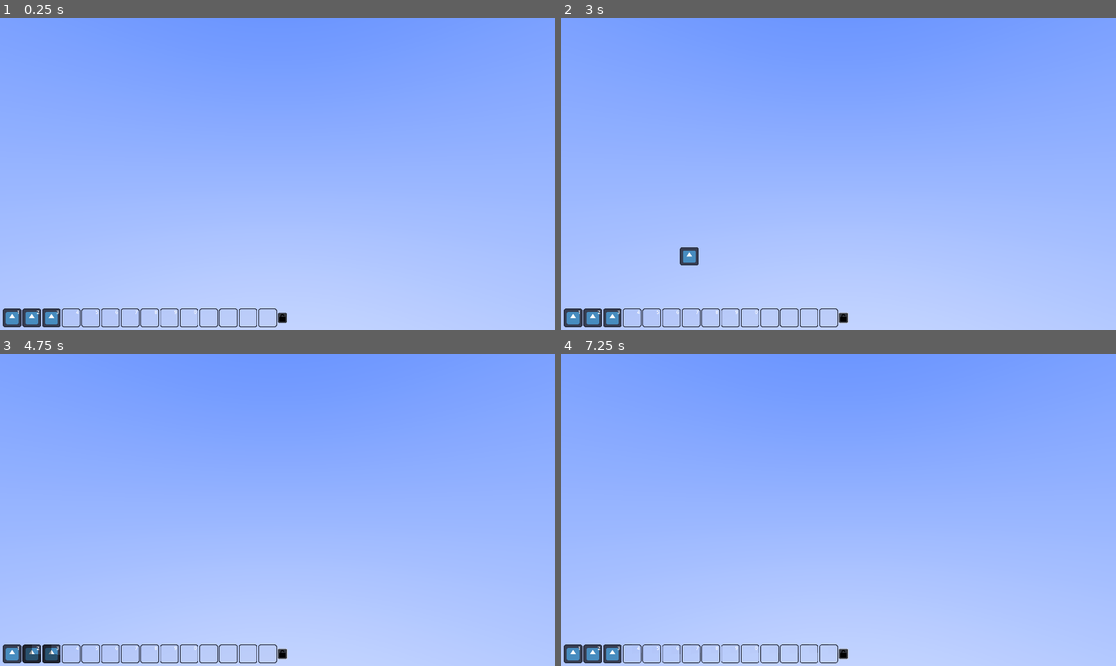
Above: before the commit, frames 1-4 (two rows, left to right).
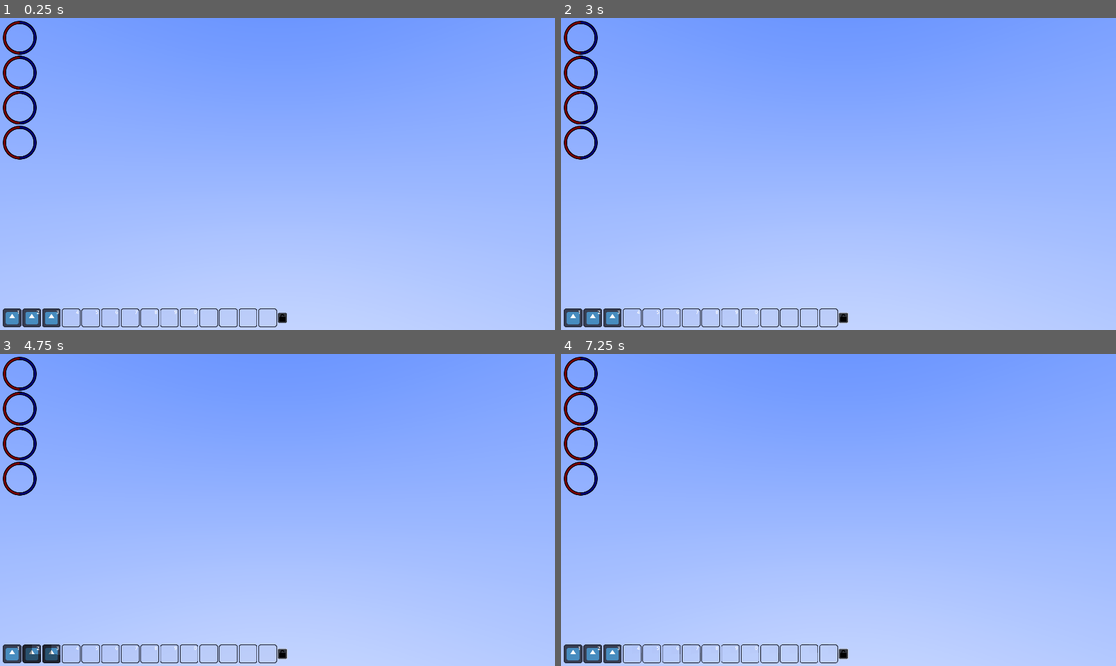
Above: after the commit, the same moments.

Repository: telmotrooper/mephistos-wrath
Game: Godot game, scene res://main.tscn
Same seed, same stepped clock (60 frames per second), same inputs: the game is played once before the commit and once after it. The engine's default icon, where the game draws it, is replaced by a stand-in: a white triangle on a blue panel in a dark square.
Inputs (mouse positions are in pixels of both pictures, inside the frame that each line leads up to):
- Up to frame 1 (0.25 s): no input
- Up to frame 2 (3 s): click (844, 317) at 0.52 s; click (844, 317) at 1.27 s; click (844, 317) at 2.02 s; tap Enter at 2.75 s; drag from (572, 317) to (894, 105) at 2.77 s
- Up to frame 3 (4.75 s): drag from (33, 653) to (249, 572) at 3.52 s; move the mouse to (49, 653) at 4.27 s; click (49, 653) at 4.42 s
- Up to frame 4 (7.25 s): drag from (633, 653) to (672, 463) at 5.02 s; tap Space at 5.75 s; drag from (649, 653) to (866, 510) at 5.77 s; tap Enter at 6.5 s; drag from (672, 653) to (755, 432) at 6.52 s

The runs differ from the first frame. In frame 1, 0.8% of the frame differs, in the area x 0-7%, y 0-46%; in frame 2, 1.0%, in the area x 0-25%, y 0-80%; in frame 3, 0.8%; in frame 4, 0.8%.

Commit message:
Added player circles

Diff:
--- /dev/null
+++ b/icons/player-circle.svg
@@ -0,0 +1,80 @@
+<?xml version="1.0" encoding="UTF-8" standalone="no"?>
+<!-- Created with Inkscape (http://www.inkscape.org/) -->
+
+<svg
+   width="102.86455mm"
+   height="102.86455mm"
+   viewBox="0 0 102.86455 102.86455"
+   version="1.1"
+   id="svg1"
+   sodipodi:docname="player-circle.svg"
+   inkscape:version="1.3 (0e150ed6c4, 2023-07-21)"
+   xmlns:inkscape="http://www.inkscape.org/namespaces/inkscape"
+   xmlns:sodipodi="http://sodipodi.sourceforge.net/DTD/sodipodi-0.dtd"
+   xmlns="http://www.w3.org/2000/svg"
+   xmlns:svg="http://www.w3.org/2000/svg">
+  <sodipodi:namedview
+     id="namedview1"
+     pagecolor="#ffffff"
+     bordercolor="#000000"
+     borderopacity="0.25"
+     inkscape:showpageshadow="2"
+     inkscape:pageopacity="0.0"
+     inkscape:pagecheckerboard="0"
+     inkscape:deskcolor="#d1d1d1"
+     inkscape:document-units="mm"
+     inkscape:zoom="1.0393815"
+     inkscape:cx="18.761157"
+     inkscape:cy="236.19816"
+     inkscape:window-width="1920"
+     inkscape:window-height="1020"
+     inkscape:window-x="1920"
+     inkscape:window-y="0"
+     inkscape:window-maximized="1"
+     inkscape:current-layer="layer1" />
+  <defs
+     id="defs1" />
+  <g
+     inkscape:label="Layer 1"
+     inkscape:groupmode="layer"
+     id="layer1"
+     transform="translate(-31.29229,-78.663949)">
+    <circle
+       style="fill:none;stroke:#000000;stroke-width:9.65689;stroke-dasharray:none;stroke-dashoffset:0;stroke-opacity:1"
+       id="path3"
+       cx="82.724564"
+       cy="130.09622"
+       r="46.603828" />
+    <g
+       id="g3"
+       transform="translate(11.147324,65.675346)">
+      <path
+         style="fill:none;stroke:#800000;stroke-width:5;stroke-dasharray:none;stroke-dashoffset:0;stroke-opacity:1"
+         id="path1"
+         sodipodi:type="arc"
+         sodipodi:cx="71.57724"
+         sodipodi:cy="64.420876"
+         sodipodi:rx="46.603828"
+         sodipodi:ry="46.603828"
+         sodipodi:start="1.5707963"
+         sodipodi:end="4.712389"
+         sodipodi:open="true"
+         sodipodi:arc-type="arc"
+         d="m 71.57724,111.0247 a 46.603828,46.603828 0 0 1 -40.360099,-23.30191 46.603828,46.603828 0 0 1 0,-46.603829 46.603828,46.603828 0 0 1 40.360099,-23.301914" />
+      <path
+         style="fill:none;stroke:#000080;stroke-width:5;stroke-dasharray:none;stroke-dashoffset:0;stroke-opacity:1"
+         id="path2"
+         sodipodi:type="arc"
+         sodipodi:cx="-71.57724"
+         sodipodi:cy="64.420876"
+         sodipodi:rx="46.603828"
+         sodipodi:ry="46.603828"
+         sodipodi:start="1.5707963"
+         sodipodi:end="4.712389"
+         sodipodi:open="true"
+         sodipodi:arc-type="arc"
+         d="m -71.57724,111.0247 a 46.603828,46.603828 0 0 1 -40.3601,-23.30191 46.603828,46.603828 0 0 1 0,-46.603829 46.603828,46.603828 0 0 1 40.3601,-23.301914"
+         transform="scale(-1,1)" />
+    </g>
+  </g>
+</svg>
--- a/ui.tscn
+++ b/ui.tscn
@@ -1,10 +1,11 @@
-[gd_scene load_steps=6 format=3 uid="uid://dljd72ox6wihm"]
+[gd_scene load_steps=7 format=3 uid="uid://dljd72ox6wihm"]
 
 [ext_resource type="PackedScene" uid="uid://dhundnaj0qca3" path="res://ability_button.tscn" id="1_agnx2"]
 [ext_resource type="Resource" uid="uid://b6e6v8ccfjr2v" path="res://abilities/heal.tres" id="2_tiy6j"]
 [ext_resource type="Resource" uid="uid://cp0wqx5lr5ode" path="res://abilities/generic.tres" id="3_5n8pi"]
 [ext_resource type="Texture2D" uid="uid://dosni1lecymy3" path="res://icons/font_awesome/lock.svg" id="4_gl0di"]
 [ext_resource type="Script" path="res://lock_button.gd" id="4_jpk3e"]
+[ext_resource type="Texture2D" uid="uid://dnbpds45dj28k" path="res://icons/player-circle.svg" id="6_l571r"]
 
 [node name="UI" type="Control"]
 layout_mode = 3
@@ -78,19 +79,15 @@
 
 [node name="AbilityButton10" parent="MarginContainer/HBoxContainer" instance=ExtResource("1_agnx2")]
 layout_mode = 2
-key = &""
 
 [node name="AbilityButton11" parent="MarginContainer/HBoxContainer" instance=ExtResource("1_agnx2")]
 layout_mode = 2
-key = &""
 
 [node name="AbilityButton12" parent="MarginContainer/HBoxContainer" instance=ExtResource("1_agnx2")]
 layout_mode = 2
-key = &""
 
 [node name="AbilityButton13" parent="MarginContainer/HBoxContainer" instance=ExtResource("1_agnx2")]
 layout_mode = 2
-key = &""
 
 [node name="LockButton" type="Button" parent="MarginContainer/HBoxContainer"]
 layout_mode = 2
@@ -106,5 +103,29 @@
 icon = ExtResource("4_gl0di")
 script = ExtResource("4_jpk3e")
 
+[node name="VBoxContainer" type="VBoxContainer" parent="MarginContainer"]
+layout_mode = 2
+size_flags_horizontal = 0
+
+[node name="TextureProgressBar" type="TextureProgressBar" parent="MarginContainer/VBoxContainer"]
+layout_mode = 2
+texture_under = ExtResource("6_l571r")
+texture_progress = ExtResource("6_l571r")
+
+[node name="TextureProgressBar2" type="TextureProgressBar" parent="MarginContainer/VBoxContainer"]
+layout_mode = 2
+texture_under = ExtResource("6_l571r")
+texture_progress = ExtResource("6_l571r")
+
+[node name="TextureProgressBar3" type="TextureProgressBar" parent="MarginContainer/VBoxContainer"]
+layout_mode = 2
+texture_under = ExtResource("6_l571r")
+texture_progress = ExtResource("6_l571r")
+
+[node name="TextureProgressBar4" type="TextureProgressBar" parent="MarginContainer/VBoxContainer"]
+layout_mode = 2
+texture_under = ExtResource("6_l571r")
+texture_progress = ExtResource("6_l571r")
+
 [connection signal="pressed" from="MarginContainer/HBoxContainer/LockButton" to="MarginContainer/HBoxContainer/LockButton" method="_on_pressed"]
 [connection signal="pressed" from="MarginContainer/HBoxContainer/LockButton/LockButton" to="MarginContainer/HBoxContainer/LockButton/LockButton" method="_on_pressed"]
Not shown, added: icons/player-circle.svg.import
